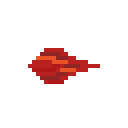
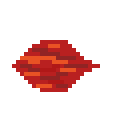
The second 128×128 image is a revision of the first. Changes to its layers:
painted on "Layer 6" over [12,40,92,92]
